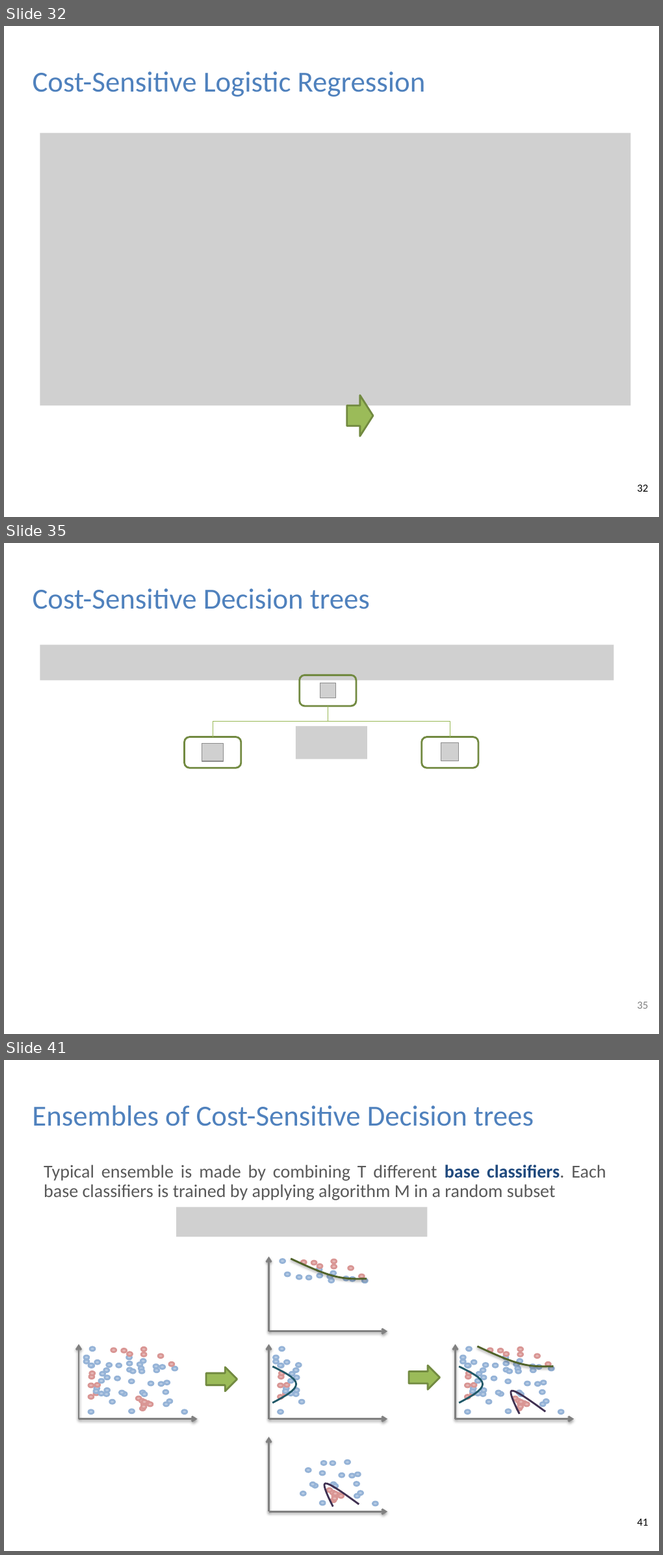
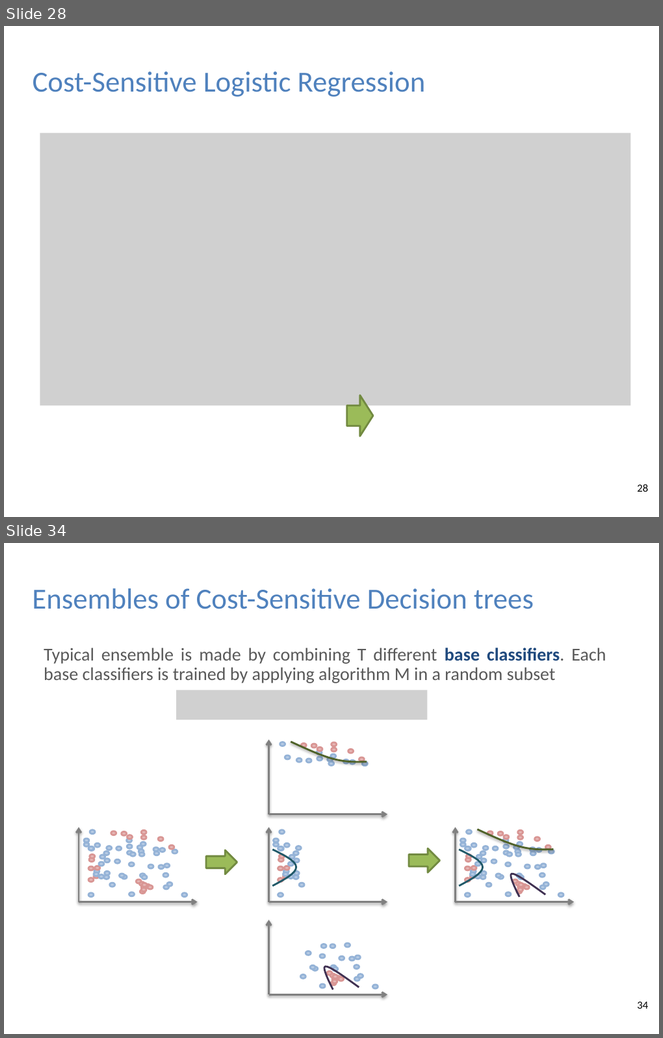
Before and after one commit to albahnsen/phd-thesis, a slide deck: slides/Thesis_ExampleDependentCostSensitiveClassification_slides.pptx. Shown one above the other, each under a label of ours: slides 32, 35 and 41 before the commit, slides 28 and 34 after it; the slides between them are not shown. The pictures are 663x1555 and 663x1038 pixels, drawn with LibreOffice and Linux fonts; fonts in the diff are those of the drawing; grey boxes stand for pictures; background and template pictures are left out. Boxes give left, top, right and bottom in pixels: in the first picture for what was removed or moved away, otherwise in the second. Text is boxed around its words. In the diff, an @@ line names an element or a change of style, - is before the commit and + after.

```diff
--- a/slides/Thesis_ExampleDependentCostSensitiveClassification_slides.pptx
+++ b/slides/Thesis_ExampleDependentCostSensitiveClassification_slides.pptx
@@ slide 35 removed at (x1=4, y1=543, x2=659, y2=1034), background #FFFFFF @@
@@ text removed at (x1=33, y1=589, x2=370, y2=609) @@
-Cost-Sensitive Decision trees
@@ picture removed at (x1=40, y1=644, x2=614, y2=680) @@
@@ rounded rectangle removed at (x1=300, y1=676, x2=356, y2=706) @@
-S
@@ picture removed at (x1=320, y1=683, x2=336, y2=698) @@
@@ elbow line removed from (213, 737) to (328, 706) @@
@@ elbow line removed from (450, 737) to (328, 706) @@
@@ rounded rectangle removed at (x1=184, y1=737, x2=241, y2=768) @@
-S
@@ picture removed at (x1=296, y1=726, x2=367, y2=759) @@
@@ rounded rectangle removed at (x1=422, y1=737, x2=479, y2=768) @@
-S
@@ picture removed at (x1=202, y1=743, x2=224, y2=761) @@
@@ picture removed at (x1=441, y1=743, x2=459, y2=761) @@
@@ page number removed at (x1=637, y1=1002, x2=648, y2=1009) @@
-35
@@ what was slide 32 is now slide 28 @@
@@ page number at (x1=637, y1=484, x2=648, y2=492): text changed @@
-32
+28
@@ what was slide 41 is now slide 34 @@
@@ page number at (x1=637, y1=1002, x2=648, y2=1009): text changed @@
-41
+34
```
Also in this commit, not shown: 11 slides changed, 7 other slides removed.
